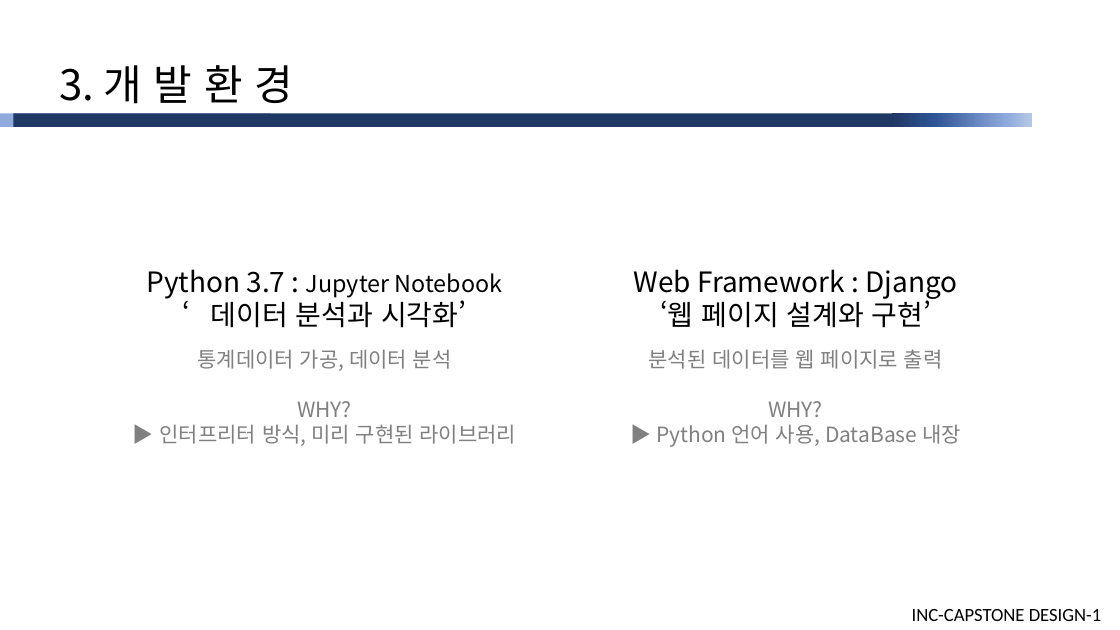
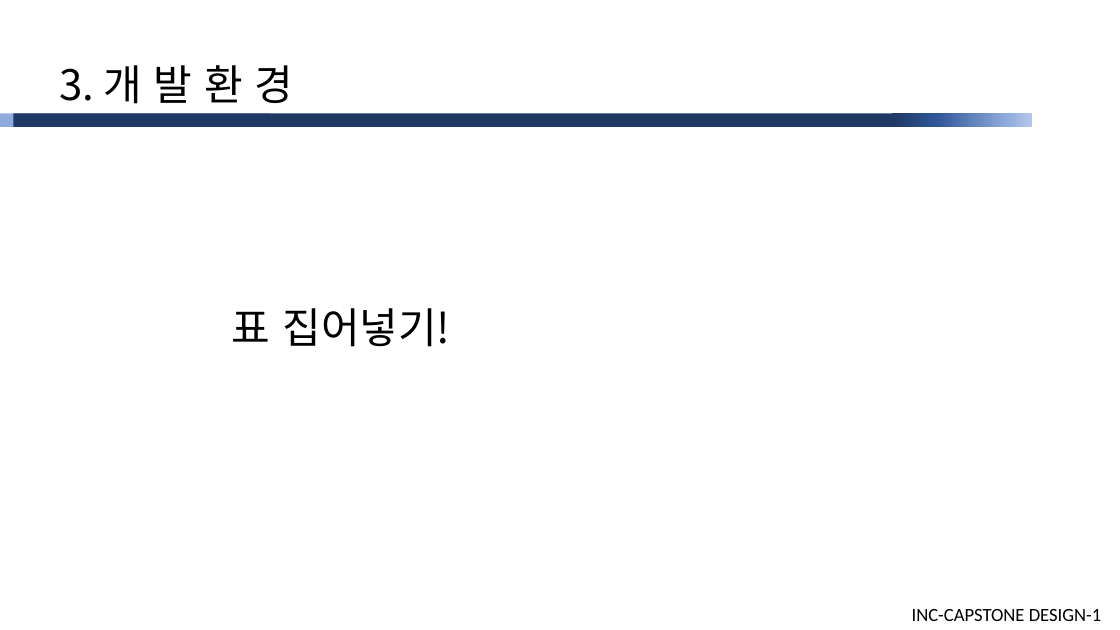
Before and after one commit to cutiecrab/CAR, a slide deck: slide 6 of 주차별 상세/10주/[피드백미반영]산학캡스톤디자인1_발표자료(10주).pptx. Drawn at 1120x630 pixels with LibreOffice and Linux fonts; fonts in the diff are those of the drawing. Boxes give left, top, right and bottom in pixels: in the first picture for what was removed or moved away, otherwise in the second. Text is boxed around its words. In the diff, an @@ line names an element or a change of style, - is before the commit and + after.

```diff
--- a/주차별 상세/10주/[피드백미반영]산학캡스톤디자인1_발표자료(10주).pptx
+++ b/주차별 상세/10주/[피드백미반영]산학캡스톤디자인1_발표자료(10주).pptx
@@ text removed at box(146, 269, 517, 446) @@
-Python 3.7 : Jupyter Notebook
-‘데이터 분석과 시각화’
-통계데이터 가공, 데이터 분석
-WHY?
-▶ 인터프리터 방식, 미리 구현된 라이브러리
@@ text removed at box(634, 269, 961, 447) @@
-Web Framework : Django
-‘웹 페이지 설계와 구현’
-분석된 데이터를 웹 페이지로 출력
-WHY?
-▶ Python 언어 사용, DataBase 내장
@@ text added at box(232, 308, 450, 347), 36 pt, text #000000 @@
+표 집어넣기!
```
Also in this commit, not shown: 8 other slides changed, 15 other files.
